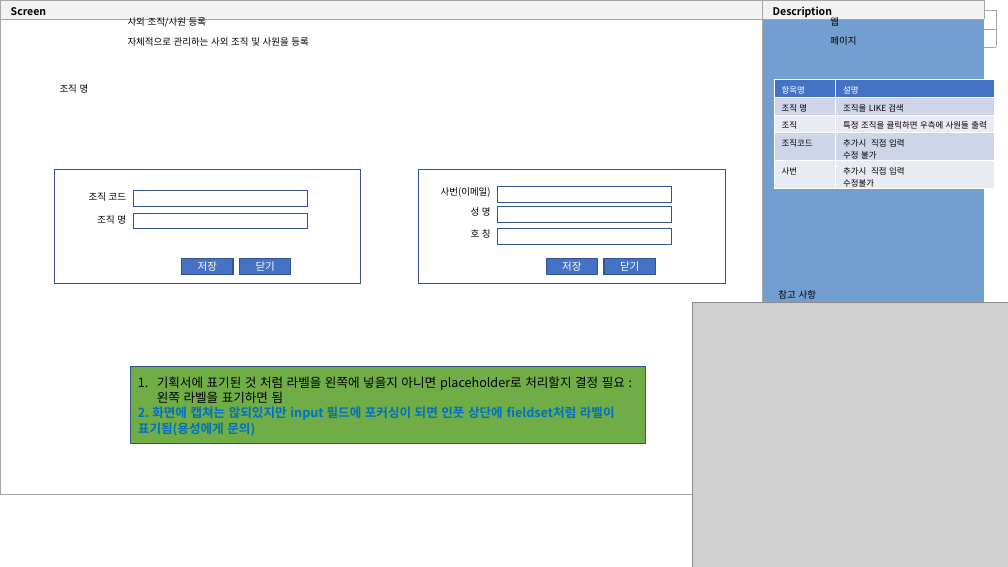
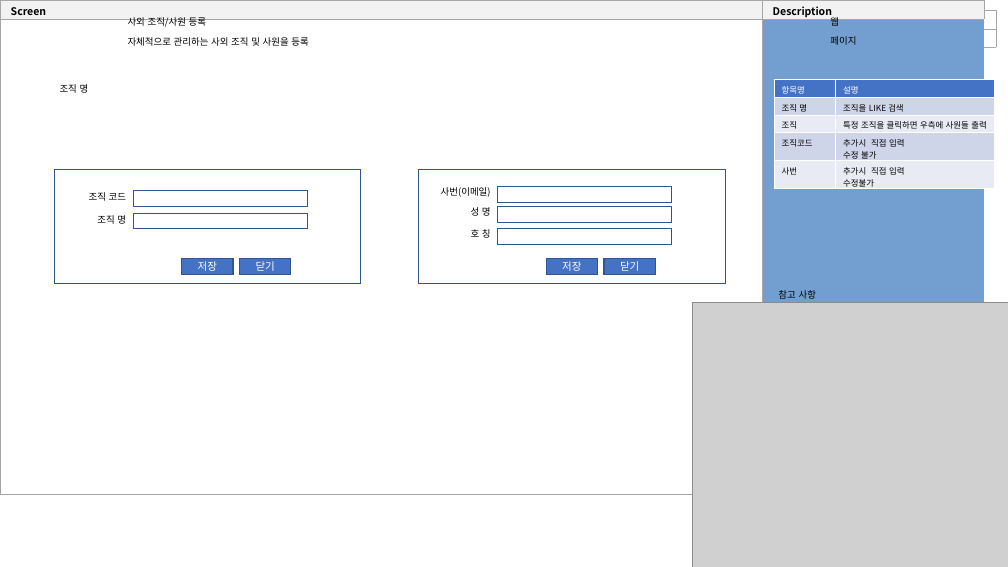
Before and after one commit to yamdeng/ktds-publish, a slide deck: slide 3 of docs/퍼블_모달작업.pptx. Drawn at 1008x567 pixels with LibreOffice and Linux fonts; fonts in the diff are those of the drawing; grey boxes stand for pictures. Boxes give left, top, right and bottom in pixels: in the first picture for what was removed or moved away, otherwise in the second. Text is boxed around its words. In the diff, an @@ line names an element or a change of style, - is before the commit and + after.

```diff
--- a/docs/퍼블_모달작업.pptx
+++ b/docs/퍼블_모달작업.pptx
@@ rectangle removed at (131, 367, 646, 444) @@
-1. 기획서에 표기된 것 처럼 라벨을 왼쪽에 넣을지 아니면 placeholder로 처리할지 결정 필요 : 왼쪽 라벨을 표기하면 됨
-2. 화면에 캡쳐는 않되있지만 input 필드에 포커싱이 되면 인풋 상단에 fieldset처럼 라벨이 표기됨(용성에게 문의)
```
Also in this commit, not shown: 6 other slides changed, 5 other files.
